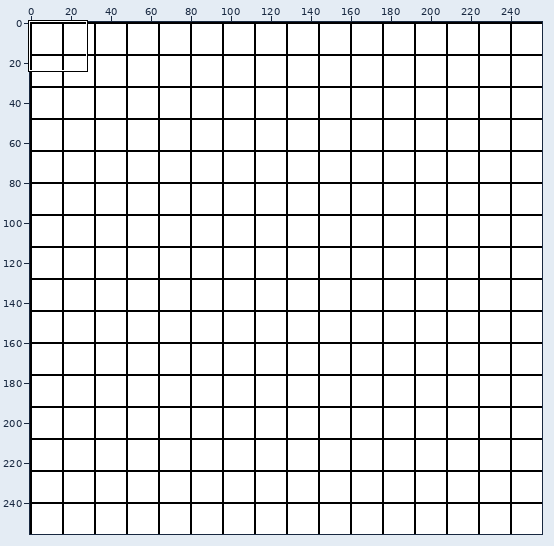
Sprite sheet -- Game/res/textures/spritesheet.png. Above: a wide view before the commit, with the close-up outlined.
Close-up. Old version:
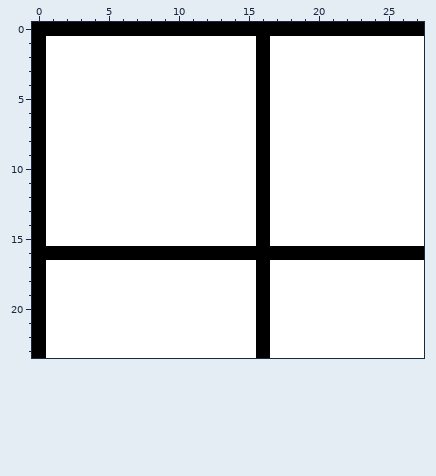
The file is 256x256 pixels. Colours within 5 levels of each other are drawn and written as one. Shown: x 0..27, y 0..23.
After the commit:
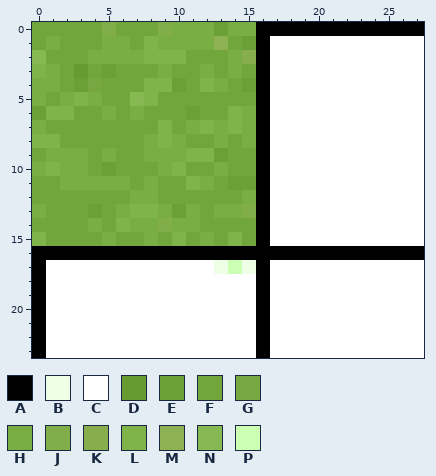
Palette (. is transparent): A #000000  B #eeffe8  C #ffffff  D #659b31  E #6ba037  F #70a63c  G #77a741  H #78ae44  J #81ae49  K #88ad4d  L #7eb44a  M #8db153  N #86b952  P #caffb4
Change:
@@ x 0..17 @@
- 0 AAAAAAAAAAAAAAAAAA
- 1 ACCCCCCCCCCCCCCCAC
- 2 ACCCCCCCCCCCCCCCAC
- 3 ACCCCCCCCCCCCCCCAC
- 4 ACCCCCCCCCCCCCCCAC
- 5 ACCCCCCCCCCCCCCCAC
- 6 ACCCCCCCCCCCCCCCAC
- 7 ACCCCCCCCCCCCCCCAC
- 8 ACCCCCCCCCCCCCCCAC
- 9 ACCCCCCCCCCCCCCCAC
-10 ACCCCCCCCCCCCCCCAC
-11 ACCCCCCCCCCCCCCCAC
-12 ACCCCCCCCCCCCCCCAC
-13 ACCCCCCCCCCCCCCCAC
-14 ACCCCCCCCCCCCCCCAC
-15 ACCCCCCCCCCCCCCCAC
+ 0 FFFFFJFFFJHHHEHHAA
+ 1 FHFFFHHFLHHHHMFEAC
+ 2 NFFFHHHHLLLFFFHKAC
+ 3 LHFDFEFFFHFFHFHFAC
+ 4 HHFEGFFFLLEFLHFEAC
+ 5 HFHLHFFNLFFFFFFFAC
+ 6 ELLFFHFHFFFEFFLHAC
+ 7 HFFFFFFFFLFHLHLHAC
+ 8 LLFFFFFFHLHFFHFHAC
+ 9 FHHHFHFFHHHLLEFFAC
+10 HLHHFEFFFHLFFHFFAC
+11 FFHHHHHFHFFLHFEEAC
+12 FFFFFFFHHFFFFFFHAC
+13 HFFFEFHLLHEHFHHJAC
+14 FFFFHFLHHJHHFFFFAC
+15 LFFFFHFFHFLFHFLFAC
 16 AAAAAAAAAAAAAAAAAA
-17 ACCCCCCCCCCCCCCCAC
+17 ACCCCCCCCCCCCBPBAC
 18 ACCCCCCCCCCCCCCCAC
Where, in picture pixels (left, top, right, bottom), the same in both close-ups:
changed: (32, 22, 256, 274)
